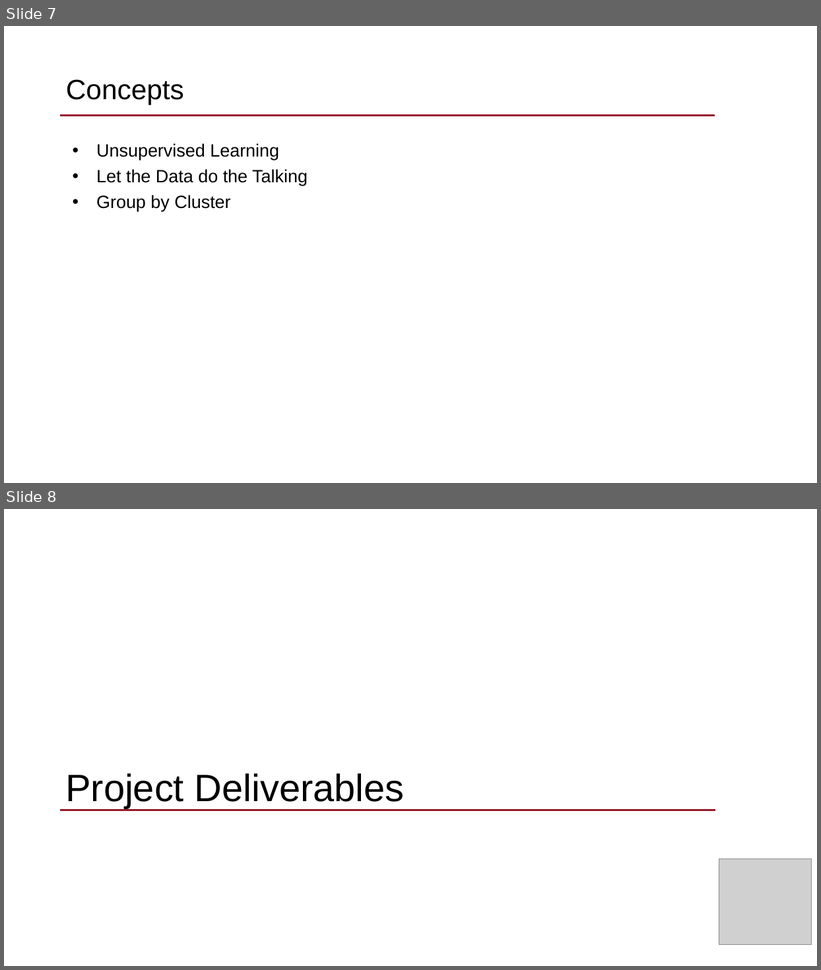
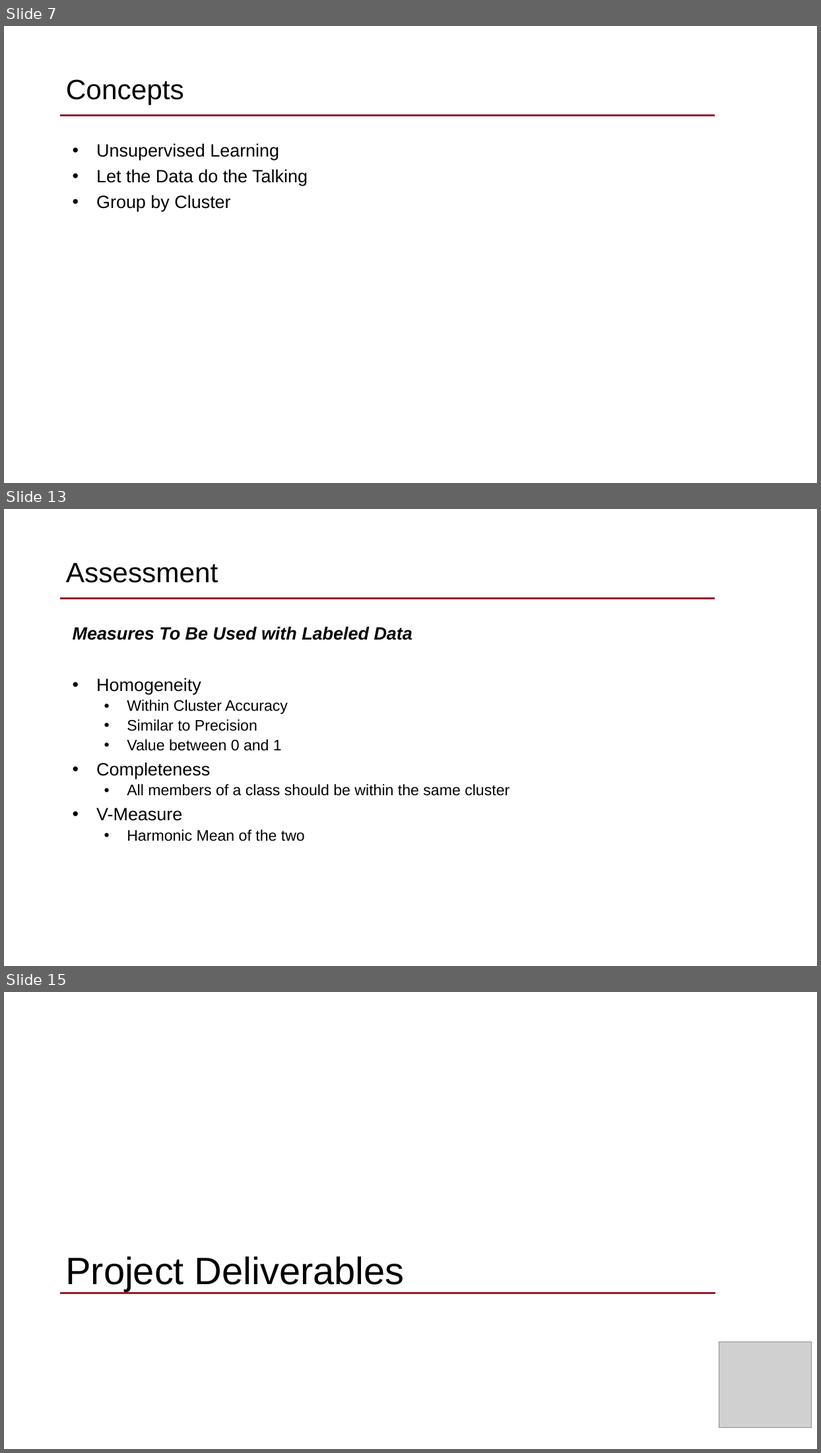
Before and after one commit to dantrep/MISM6202, a slide deck: 1_class_prep/week_7/MISM6202_FacultyConnect_20210622.pptx. Shown one above the other, each under a label of ours: slides 7 and 8 before the commit, slides 7, 13 and 15 after it; the slides between them are not shown. The pictures are 821x970 and 821x1453 pixels, drawn with LibreOffice and Linux fonts; fonts in the diff are those of the drawing; grey boxes stand for pictures; background and template pictures are left out. Boxes give left, top, right and bottom in pixels: in the first picture for what was removed or moved away, otherwise in the second. Text is boxed around its words. In the diff, an @@ line names an element or a change of style, - is before the commit and + after.

```diff
--- a/1_class_prep/week_7/MISM6202_FacultyConnect_20210622.pptx
+++ b/1_class_prep/week_7/MISM6202_FacultyConnect_20210622.pptx
@@ slide 13 added at (x1=4, y1=509, x2=817, y2=966), background picture (left out); not listed: 1 template element that a slide beside it also shows @@
@@ title added at (x1=66, y1=563, x2=218, y2=583), 33 pt, text #000000 @@
+Assessment
@@ text added at (x1=73, y1=626, x2=510, y2=842), 18 pt, text #000000 @@
+Measures To Be Used with Labeled Data
+• Homogeneity
+  • Within Cluster Accuracy
+  • Similar to Precision
+  • Value between 0 and 1
+• Completeness
+  • All members of a class should be within the same cluster
+• V-Measure
+  • Harmonic Mean of the two
@@ what was slide 8 is now slide 15 @@
```
Also in this commit, not shown: 1 slide changed, 6 other slides added, 1 other file.
